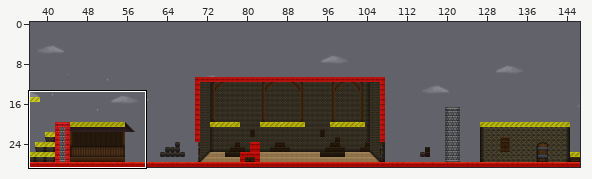
Tiled map -- res/maps/level1.tmx. The picture above shows the old version from afar; the outline marks the close-up.
Close-up. Before the edit:
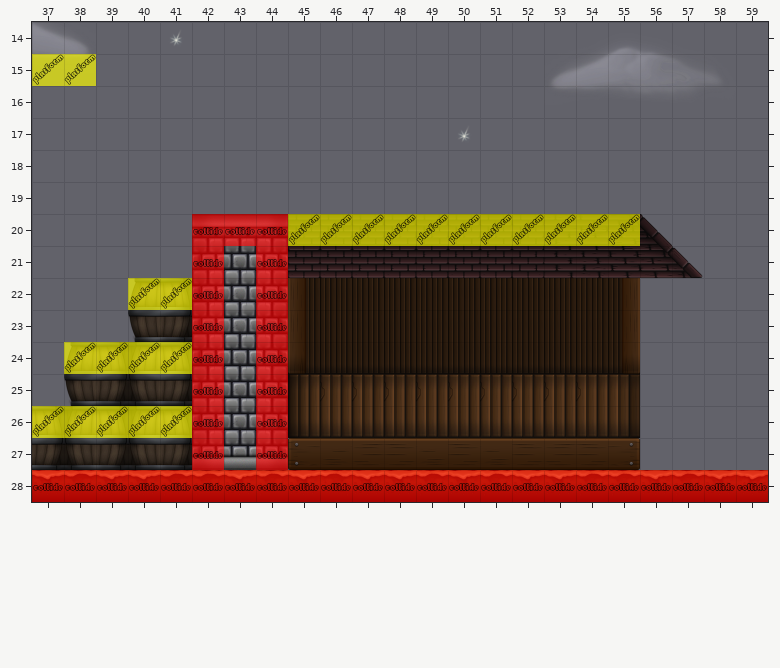
Cells are 64x64 px. Shown: x 37..59, y 14..28. The commit also changed other parts of the map, which this record leaves out.
Now the later version:
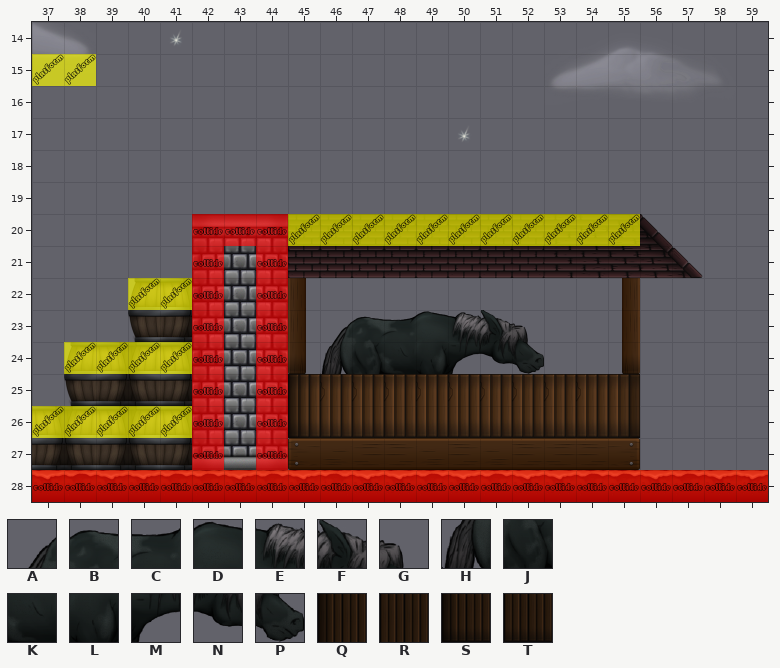
Key: from "Environment Flip": A 38, B 39, C 40, D 41, E 42, F 43, G 44, H 54, J 55, K 56, L 57, M 58, N 59, P 60; from "Environment Tiles": Q 109, R 110, S 125, T 126.
_ is an empty cell, . an unchanged one.
Diff:
--- layer "Middleground01"
@@ x 45..55 @@
-22 QRRRRRRRRRR
-23 QRRRRRRRRRR
-24 STTTTTTTTTT
+22 ___________
+23 _ABCDEFG___
+24 _HJKLMNP___
Changed places in both close-ups, as pixel boxes (x1, y1, x2, y2):
changed: (288, 278, 640, 374)
